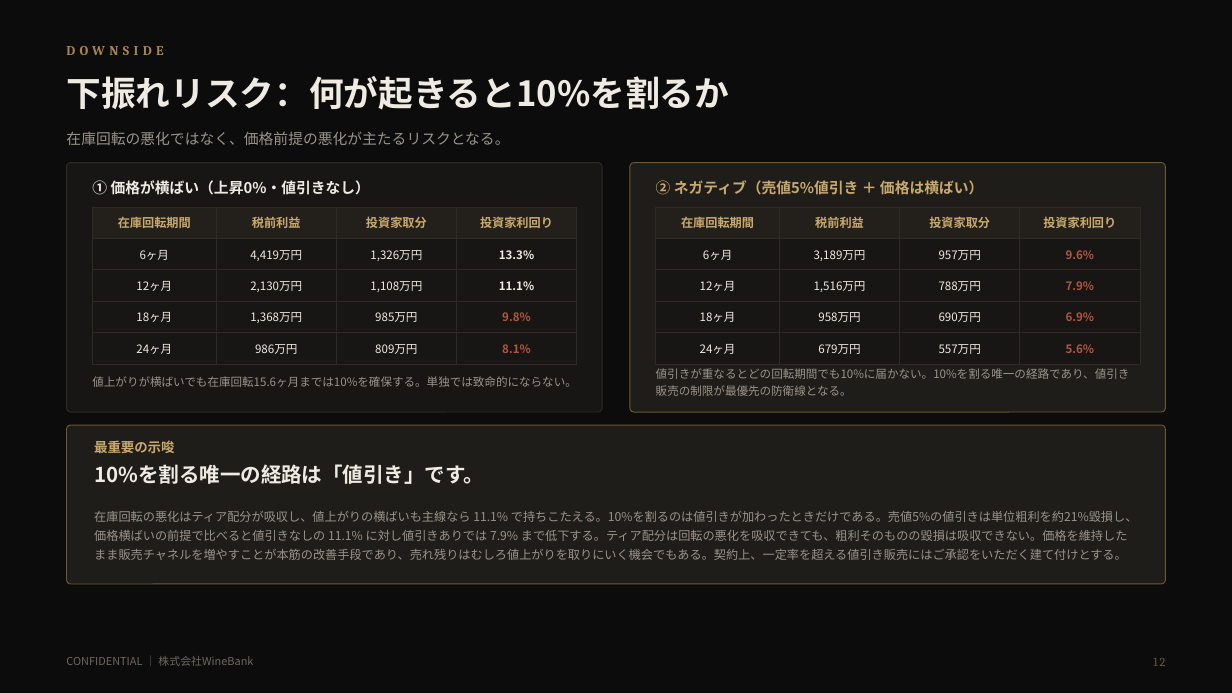
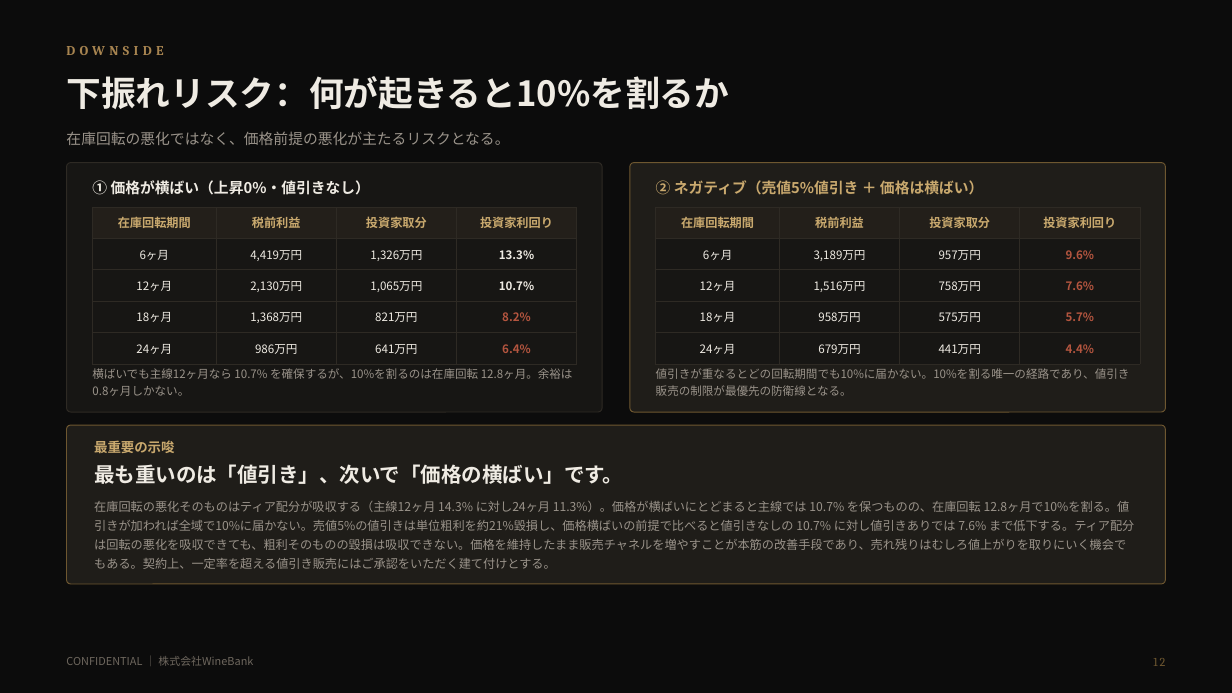
Before and after one commit to nakano-winebank/wine-auction, a slide deck: slide 13 of docs/wine-fund/WineBank_ワイン現物投資のご提案_倉持案_直接所有委託販売_1億円_20260820.pptx. Drawn at 1232x693 pixels with LibreOffice and Linux fonts; fonts in the diff are those of the drawing. Boxes give left, top, right and bottom in pixels: in the first picture for what was removed or moved away, otherwise in the second. Text is boxed around its words. In the diff, an @@ line names an element or a change of style, - is before the commit and + after.

Commit message:
倉持案v2：配分ティアをご指示の水準（70/60/50/40/35/30）で確定
9ヶ月60% / 12ヶ月50% / 15ヶ月50% / 18ヶ月40% / 24ヶ月35% / 24ヶ月超30%。
6ヶ月以内は70%で据え置き。12ヶ月と15ヶ月が同率のため「15ヶ月以内50%」の
一段にまとめ、主線12ヶ月がこの段に属することをティア図に明記した。

投資家利回り（年率）は 6ヶ月15.4% / 9ヶ月14.5% / 12ヶ月14.3% / 15ヶ月12.1%
/ 18ヶ月12.7% / 24ヶ月11.3% / 36ヶ月9.7%。10%確保は在庫回転34.1ヶ月まで、
20%超過は在庫回転4.6ヶ月より速い場合に限られる。段差は最大10ポイント。

あわせて、値上がり前提の位置づけを実態に合わせて書き直した。横ばい（0%）でも
主線12ヶ月なら10.7%を確保するが、10%を割るのは在庫回転12.8ヶ月であり余裕は
0.8ヶ月しかない。前版では投資家の取り分が厚く余裕が3.6ヶ月あったため
「横ばいでも10%を確保できる」と書いていたが、この水準では成立しないため、
値上がりページ・下振れページ・まとめページの記述を差し替えた。

全22枚をレンダリングして目視確認し、列幅の合計・ティアの単調性・利回りの
上下限を機械検証した。

```diff
--- a/docs/wine-fund/WineBank_ワイン現物投資のご提案_倉持案_直接所有委託販売_1億円_20260820.pptx
+++ b/docs/wine-fund/WineBank_ワイン現物投資のご提案_倉持案_直接所有委託販売_1億円_20260820.pptx
@@ table at [92,207,577,358] @@
-row 3, column 3: 1,108万円
+row 3, column 3: 1,065万円
-row 3, column 4: 11.1%
+row 3, column 4: 10.7%
-row 4, column 3: 985万円
+row 4, column 3: 821万円
-row 4, column 4: 9.8%
+row 4, column 4: 8.2%
-row 5, column 3: 809万円
+row 5, column 3: 641万円
-row 5, column 4: 8.1%
+row 5, column 4: 6.4%
@@ table at [656,207,1141,358] @@
-row 3, column 3: 788万円
+row 3, column 3: 758万円
-row 3, column 4: 7.9%
+row 3, column 4: 7.6%
-row 4, column 3: 690万円
+row 4, column 3: 575万円
-row 4, column 4: 6.9%
+row 4, column 4: 5.7%
-row 5, column 3: 557万円
+row 5, column 3: 441万円
-row 5, column 4: 5.6%
+row 5, column 4: 4.4%
@@ text at [92,368,573,396]: text changed @@
-値上がりが横ばいでも在庫回転15.6ヶ月までは10%を確保する。単独では致命的にならない。
+横ばいでも主線12ヶ月なら 10.7% を確保するが、10%を割るのは在庫回転 12.8ヶ月。余裕は 0.8ヶ月しかない。
@@ text at [94,464,623,484]: text changed @@
-10%を割る唯一の経路は「値引き」です。
+最も重いのは「値引き」、次いで「価格の横ばい」です。
@@ text at [94,501,1134,569]: text changed @@
-在庫回転の悪化はティア配分が吸収し、値上がりの横ばいも主線なら 11.1% で持ちこたえる。10%を割るのは値引きが加わったときだけである。売値5%の値引きは単位粗利を約21%毀損し、価格横ばいの前提で比べると値引きなしの 11.1% に対し値引きありでは 7.9% まで低下する。ティア配分は回転の悪化を吸収できても、粗利そのものの毀損は吸収できない。価格を維持したまま販売チャネルを増やすことが本筋の改善手段であり、売れ残りはむしろ値上がりを取りにいく機会でもある。契約上、一定率を超える値引き販売にはご承認をいただく建て付けとする。
+在庫回転の悪化そのものはティア配分が吸収する（主線12ヶ月 14.3% に対し24ヶ月 11.3%）。価格が横ばいにとどまると主線では 10.7% を保つものの、在庫回転 12.8ヶ月で10%を割る。値引きが加われば全域で10%に届かない。売値5%の値引きは単位粗利を約21%毀損し、価格横ばいの前提で比べると値引きなしの 10.7% に対し値引きありでは 7.6% まで低下する。ティア配分は回転の悪化を吸収できても、粗利そのものの毀損は吸収できない。価格を維持したまま販売チャネルを増やすことが本筋の改善手段であり、売れ残りはむしろ値上がりを取りにいく機会でもある。契約上、一定率を超える値引き販売にはご承認をいただく建て付けとする。
```
Also in this commit, not shown: 10 other slides changed, 4 other files.
